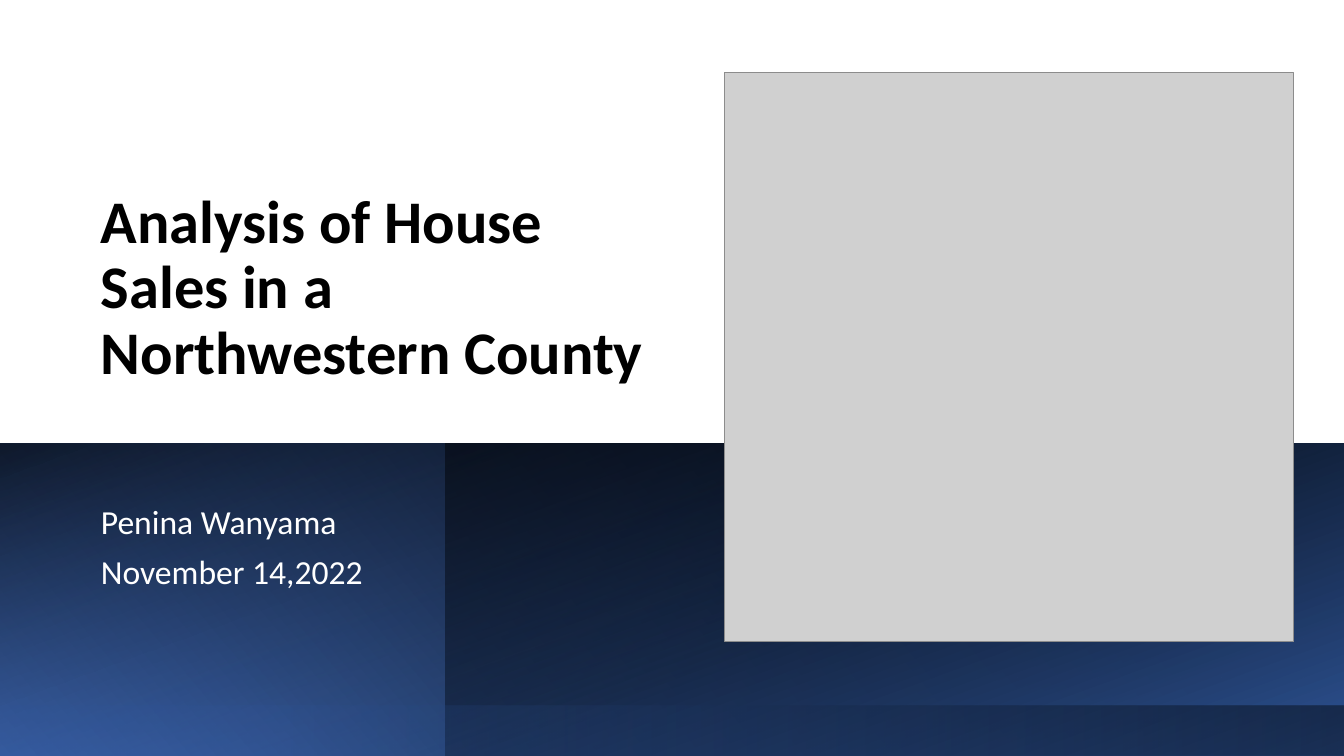
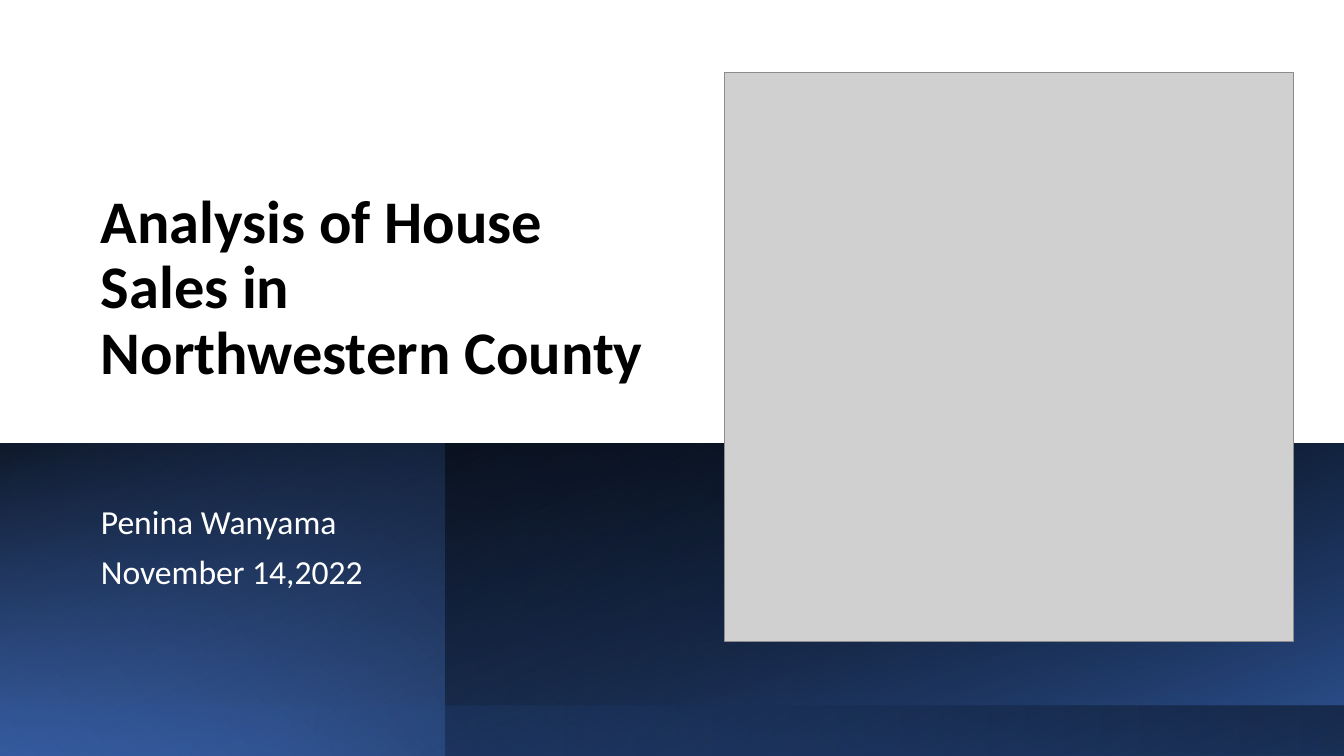
Before and after one commit to penina26/dsc-phase-2-project, a slide deck: slide 1 of Analysis of House Sales.pptx. Drawn at 1344x756 pixels with LibreOffice and Linux fonts; fonts in the diff are those of the drawing; grey boxes stand for pictures. Boxes give left, top, right and bottom in pixels: in the first picture for what was removed or moved away, otherwise in the second. Text is boxed around its words. In the diff, an @@ line names an element or a change of style, - is before the commit and + after.

```diff
--- a/Analysis of House Sales.pptx
+++ b/Analysis of House Sales.pptx
@@ title at [101, 200, 642, 384]: text changed @@
-Analysis of House Sales in a Northwestern County
+Analysis of House Sales in Northwestern County
```
Also in this commit, not shown: 3 other files.
